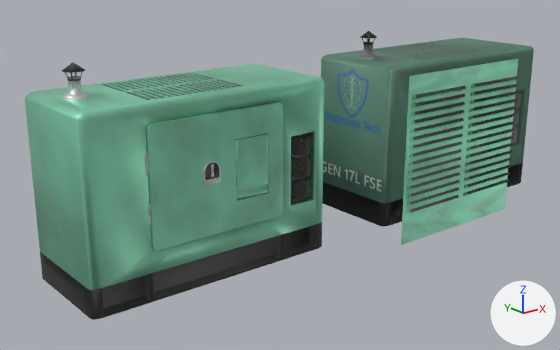
The Blender file Blender assets/Blender models/Buildings/generator.blend as it was, and as the next commit left it.
The view is the same before and after, from a camera (50 mm lens) standing at (-5.35, -8.76, 3.14) and looking at (1.34, -0.39, -0.21). Lighting does not change. The marker at lower right points along +X, +Y and +Z.

Objects in the first picture: 'Body', 'Body.001', 'Door1', 'Door1.001', 'Grill template.001', 'Socket Covers'.
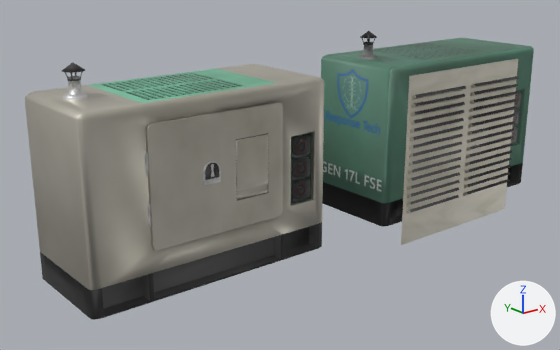
Boxes (x1, y1, x2, y2) around the edits, measured in the pictures (560 x 350 px):
```json
{"object": "Body", "change": "surface changed", "before": [25, 64, 325, 292], "after": [25, 64, 325, 292], "on screen": "green to grey"}
{"object": "Grill template.001", "change": "surface changed", "before": [401, 58, 519, 245], "after": [401, 58, 519, 245], "on screen": "green to grey"}
{"object": "Door1", "change": "surface changed", "before": [145, 112, 222, 251], "after": [145, 112, 222, 251], "on screen": "green to grey"}
{"object": "Door1.001", "change": "surface changed", "before": [218, 102, 283, 232], "after": [218, 102, 283, 232], "on screen": "green to grey"}
```

Edits to the scene script, one JSON object a line:
```json
{"op": "add", "block": "img_white_dirty_plastice_png", "code": ["img_white_dirty_plastice_png = load_image('White Dirty Plastice.png', '../../Blender assets/Texture assets/White Dirty Plastice.png', 1920, 1920, 'sRGB')"]}
{"op": "set", "path": "mat_green_paint.texture", "old": "img_green_painted_metal_png", "new": "img_white_dirty_plastice_png"}
```
